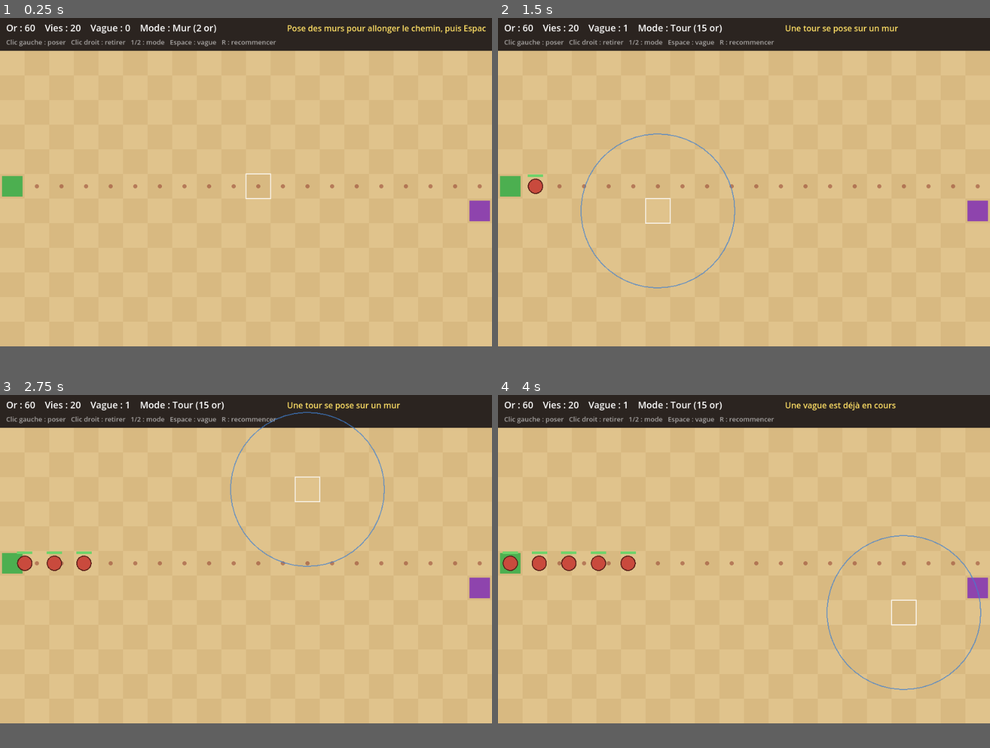
Above: before the commit, frames 1-4 (two rows, left to right).
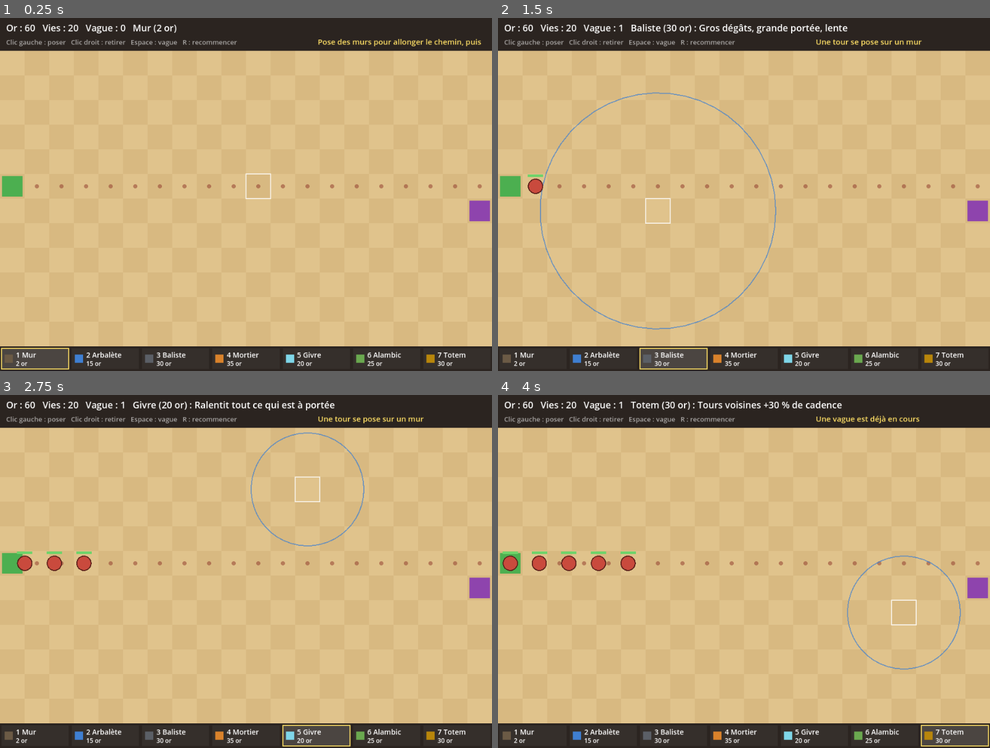
Above: after the commit, the same moments.

Repository: lamierizcoree/tower-defense-archeo
Game: Godot game, scene res://main.tscn
Same seed, same stepped clock (60 frames per second), same inputs: the game is played once before the commit and once after it.
Inputs (mouse positions are in pixels of both pictures, inside the frame that each line leads up to):
- Up to frame 1 (0.25 s): no input
- Up to frame 2 (1.5 s): tap Enter at 0.5 s; move the mouse to (852, 166) at 0.52 s; tap 2 at 0.6 s; click (852, 166) at 0.67 s; tap Space at 0.77 s; tap 3 at 0.8, 1.35 s; move the mouse to (645, 198) at 1.27 s; click (645, 198) at 1.42 s
- Up to frame 3 (2.75 s): tap Space at 1.52 s; tap 4 at 1.55, 2.1 s; move the mouse to (295, 486) at 2.02 s; click (295, 486) at 2.17 s; tap 5 at 2.3 s
- Up to frame 4 (4 s): move the mouse to (719, 624) at 2.77 s; tap 5 at 2.85 s; click (719, 624) at 2.92 s; tap Space at 3.02, 3.77 s; tap 6 at 3.05, 3.6 s; move the mouse to (891, 606) at 3.52 s; click (891, 606) at 3.67 s; tap 7 at 3.8 s
In our replay, the window is 799x533 before the commit and 799x573 after it. These sizes can differ from the game's own. Grey fills any space a smaller window leaves; there, only what the larger window draws over its background counts as a difference.

The runs differ from the first frame. In frame 1, 2.4% of the frame differs, in the area x 0-99%, y 1-100%; in frame 2, 3.2%, in the area x 0-95%, y 1-100%; in frame 3, 2.9%; in frame 4, 2.9%.

Commit message:
Ajoute les 6 tours : Arbalète, Baliste, Mortier, Givre, Alambic, Totem
Ralentissement et poison sur les ennemis, choix de tour au clavier
(touches 2 à 7) et barre de construction en bas de l'écran.

Co-Authored-By: Claude Opus 5.5 <noreply@anthropic.com>
Claude-Session: https://claude.ai/code/session_017Les4UNgp6wHmFov6jEZHg

Diff:
--- a/project.godot
+++ b/project.godot
@@ -12,7 +12,7 @@
 [display]
 
 window/size/viewport_width=960
-window/size/viewport_height=640
+window/size/viewport_height=688
 
 [rendering]
 
--- a/scripts/enemy.gd
+++ b/scripts/enemy.gd
@@ -14,6 +14,12 @@
 var next_cell: Vector2i     # case vers laquelle l'ennemi marche en ce moment
 var path: Array[Vector2i] = []  # cases restantes après next_cell
 var dead := false
+
+# Effets en cours
+var slow_factor := 1.0      # 0.5 = deux fois plus lent
+var slow_time := 0.0
+var poison_dps := 0.0       # dégâts par seconde
+var poison_time := 0.0
 
 
 func setup(grid_astar: AStarGrid2D, start: Vector2i, hp_value: float, speed_value: float) -> void:
@@ -36,8 +42,11 @@
 
 
 func _process(delta: float) -> void:
+	_update_effects(delta)
+	if dead:
+		return
 	var target := Grid.cell_to_world(next_cell)
-	var step := speed * delta
+	var step := speed * slow_factor * delta
 	if position.distance_to(target) <= step:
 		position = target
 		if next_cell == Grid.GOAL:
@@ -59,13 +68,46 @@
 		died.emit(self)
 
 
+func _update_effects(delta: float) -> void:
+	if slow_time > 0.0:
+		slow_time -= delta
+		if slow_time <= 0.0:
+			slow_factor = 1.0
+	if poison_time > 0.0:
+		poison_time -= delta
+		take_damage(poison_dps * delta)
+		if poison_time <= 0.0:
+			poison_dps = 0.0
+
+
+## Ralentit l'ennemi. Le ralentissement le plus fort l'emporte, il ne se cumule pas.
+func apply_slow(factor: float, duration: float) -> void:
+	slow_factor = minf(slow_factor, factor)
+	slow_time = maxf(slow_time, duration)
+
+
+## Empoisonne l'ennemi. Un nouveau poison remplace l'ancien s'il est plus fort.
+func apply_poison(dps: float, duration: float) -> void:
+	poison_dps = maxf(poison_dps, dps)
+	poison_time = maxf(poison_time, duration)
+
+
+func is_poisoned() -> bool:
+	return poison_time > 0.0
+
+
 ## Nombre de cases avant l'objectif (sert aux tours à viser le plus avancé).
 func remaining_steps() -> int:
 	return path.size()
 
 
 func _draw() -> void:
-	draw_circle(Vector2.ZERO, RADIUS, Color("c94a3d"))
+	var body := Color("c94a3d")
+	if is_poisoned():
+		body = body.lerp(Color("6aa84f"), 0.5)
+	draw_circle(Vector2.ZERO, RADIUS, body)
+	if slow_time > 0.0:
+		draw_arc(Vector2.ZERO, RADIUS + 3, 0.0, TAU, 24, Color("7fd6e8"), 3.0)
 	draw_arc(Vector2.ZERO, RADIUS, 0.0, TAU, 24, Color("5a1f1a"), 2.0)
 	# Barre de vie
 	var w := 30.0
--- a/scripts/main.gd
+++ b/scripts/main.gd
@@ -2,19 +2,17 @@
 ## Scène principale du prototype : la grille, les murs, les vagues et l'interface.
 ##
 ## Contrôles :
-##   Clic gauche  : poser (un mur, ou une tour sur un mur selon le mode)
+##   Clic gauche  : poser (un mur, ou une tour sur un mur)
 ##   Clic droit   : retirer une tour, sinon un mur
-##   1 / 2        : mode Mur / mode Tour
+##   1            : mode Mur
+##   2 à 7        : choisir une tour (voir tower_types.gd)
 ##   Espace       : lancer la vague suivante
 ##   R            : recommencer
 
 const WALL_COST := 2
-const TOWER_COST := 15
 const KILL_REWARD := 3
 const WAVE_BONUS := 10
 const SPAWN_INTERVAL := 0.8
-
-enum Mode { WALL, TOWER }
 
 var astar := AStarGrid2D.new()
 var walls := {}                  # Vector2i -> true
@@ -27,7 +25,7 @@
 var wave := 0
 var to_spawn := 0
 var spawn_timer := 0.0
-var mode := Mode.WALL
+var selected := ""   # "" = mur, sinon l'identifiant de la tour choisie
 var game_over := false
 var message := ""
 var message_time := 0.0
@@ -108,13 +106,14 @@
 	if event is InputEventKey and event.pressed and not event.echo:
 		match event.keycode:
 			KEY_1:
-				mode = Mode.WALL
-			KEY_2:
-				mode = Mode.TOWER
+				selected = ""
 			KEY_SPACE:
 				_start_wave()
 			KEY_R:
 				get_tree().reload_current_scene()
+		for id in TowerTypes.ORDER:
+			if event.keycode == TowerTypes.get_type(id)["key"]:
+				selected = id
 		return
 
 	if game_over:
@@ -124,10 +123,10 @@
 		if not Grid.in_bounds(cell):
 			return
 		if event.button_index == MOUSE_BUTTON_LEFT:
-			if mode == Mode.WALL:
+			if selected == "":
 				_try_place_wall(cell)
 			else:
-				_try_place_tower(cell)
+				_try_place_tower(cell, selected)
 		elif event.button_index == MOUSE_BUTTON_RIGHT:
 			_remove_at(cell)
 
@@ -157,29 +156,34 @@
 	_on_grid_changed()
 
 
-func _try_place_tower(cell: Vector2i) -> void:
+func _try_place_tower(cell: Vector2i, id: String) -> void:
 	if not walls.has(cell):
 		_say("Une tour se pose sur un mur")
 		return
 	if towers.has(cell):
-		return
-	if gold < TOWER_COST:
+		_say("Il y a déjà une tour ici")
+		return
+	var cost: int = TowerTypes.get_type(id)["cost"]
+	if gold < cost:
 		_say("Pas assez d'or")
 		return
 	var t := Tower.new()
+	t.setup(id)
 	t.cell = cell
 	t.enemies = enemies
+	t.towers = towers
 	t.position = Grid.cell_to_world(cell)
 	towers[cell] = t
 	add_child(t)
-	gold -= TOWER_COST
+	gold -= cost
 
 
 func _remove_at(cell: Vector2i) -> void:
 	if towers.has(cell):
-		towers[cell].queue_free()
+		var t: Tower = towers[cell]
+		gold += int(t.data["cost"]) / 2  # on récupère la moitié du prix
+		t.queue_free()
 		towers.erase(cell)
-		gold += TOWER_COST / 2
 	elif walls.has(cell):
 		walls.erase(cell)
 		astar.set_point_solid(cell, false)
@@ -255,17 +259,50 @@
 	if Grid.in_bounds(hover) and not game_over:
 		var hr := Rect2(Grid.OFFSET + Vector2(hover) * c, Vector2(c, c))
 		draw_rect(hr, Color(1, 1, 1, 0.8), false, 2.0)
-		if mode == Mode.TOWER or towers.has(hover):
-			draw_arc(Grid.cell_to_world(hover), Tower.RANGE, 0.0, TAU, 48, Color(0.25, 0.5, 0.82, 0.7), 2.0)
+		var preview_range := 0.0
+		if towers.has(hover):
+			preview_range = towers[hover].range_px()
+		elif selected != "":
+			preview_range = TowerTypes.get_type(selected)["range"]
+		if preview_range > 0.0:
+			draw_arc(Grid.cell_to_world(hover), preview_range, 0.0, TAU, 48, Color(0.25, 0.5, 0.82, 0.7), 2.0)
 
 	# Textes
-	var mode_name := ("Mur (%d or)" % WALL_COST) if mode == Mode.WALL else ("Tour (%d or)" % TOWER_COST)
-	var hud := "Or : %d    Vies : %d    Vague : %d    Mode : %s" % [gold, lives, wave, mode_name]
+	var mode_name := "Mur (%d or)" % WALL_COST
+	if selected != "":
+		var d := TowerTypes.get_type(selected)
+		mode_name = "%s (%d or) : %s" % [d["name"], d["cost"], d["desc"]]
+	var hud := "Or : %d   Vies : %d   Vague : %d   %s" % [gold, lives, wave, mode_name]
 	draw_string(font, Vector2(12, 26), hud, HORIZONTAL_ALIGNMENT_LEFT, -1, 18, Color.WHITE)
-	var help := "Clic gauche : poser   Clic droit : retirer   1/2 : mode   Espace : vague   R : recommencer"
+	var help := "Clic gauche : poser   Clic droit : retirer   Espace : vague   R : recommencer"
 	draw_string(font, Vector2(12, 52), help, HORIZONTAL_ALIGNMENT_LEFT, -1, 13, Color(1, 1, 1, 0.6))
 	if message_time > 0.0:
-		draw_string(font, Vector2(560, 26), message, HORIZONTAL_ALIGNMENT_LEFT, 390, 16, Color("ffe066"))
+		draw_string(font, Vector2(620, 52), message, HORIZONTAL_ALIGNMENT_LEFT, 330, 15, Color("ffe066"))
+
+	_draw_build_bar(font)
+
+
+## Barre du bas : les choix de construction, avec leur touche et leur prix.
+func _draw_build_bar(font: Font) -> void:
+	var top := Grid.OFFSET.y + Grid.ROWS * Grid.CELL
+	var slot_w := 960.0 / 7.0
+	var entries := [["", "1 Mur", WALL_COST, Color("6b5a45")]]
+	for i in TowerTypes.ORDER.size():
+		var id: String = TowerTypes.ORDER[i]
+		var d := TowerTypes.get_type(id)
+		entries.append([id, "%d %s" % [i + 2, d["name"]], d["cost"], d["color"]])
+	for i in entries.size():
+		var e: Array = entries[i]
+		var r := Rect2(i * slot_w + 3, top + 4, slot_w - 6, 40)
+		var active: bool = e[0] == selected
+		draw_rect(r, Color(1, 1, 1, 0.15) if active else Color(1, 1, 1, 0.05))
+		if active:
+			draw_rect(r, Color("ffe066"), false, 2.0)
+		draw_rect(Rect2(r.position + Vector2(6, 12), Vector2(16, 16)), e[3])
+		var can_pay := gold >= int(e[2])
+		var text_color := Color.WHITE if can_pay else Color(1, 1, 1, 0.4)
+		draw_string(font, r.position + Vector2(28, 18), e[1], HORIZONTAL_ALIGNMENT_LEFT, slot_w - 34, 14, text_color)
+		draw_string(font, r.position + Vector2(28, 34), "%d or" % e[2], HORIZONTAL_ALIGNMENT_LEFT, -1, 12, text_color)
 
 
 func _draw_cell(cell: Vector2i, color: Color) -> void:
--- a/scripts/tower.gd
+++ b/scripts/tower.gd
@@ -1,48 +1,163 @@
 class_name Tower
 extends Node2D
-## Une tour à cible unique (future « Arbalète »). Elle se pose sur un mur.
+## Une tour posée sur un mur. Son comportement dépend de son type (voir tower_types.gd).
 
-const RANGE := 150.0       # portée en pixels
-const DAMAGE := 10.0
-const FIRE_DELAY := 0.6    # secondes entre deux tirs
-
+var type_id := "arbalete"
+var data: Dictionary = {}
 var cell: Vector2i
 var enemies: Array[Enemy] = []  # même tableau que celui de main.gd
+var towers: Dictionary = {}     # même dictionnaire que celui de main.gd (pour les totems)
 var cooldown := 0.0
+
+# Effets visuels du dernier tir
 var shot_target := Vector2.ZERO
 var shot_time := 0.0
+const SHOT_DURATION := 0.12
+
+
+func setup(id: String) -> void:
+	type_id = id
+	data = TowerTypes.get_type(id)
+
+
+func range_px() -> float:
+	return data["range"]
 
 
 func _process(delta: float) -> void:
-	cooldown -= delta
 	shot_time -= delta
-	if cooldown <= 0.0:
-		var target := _find_target()
-		if target:
-			shot_target = target.global_position - global_position
-			shot_time = 0.08
-			cooldown = FIRE_DELAY
-			target.take_damage(DAMAGE)
+	if data["attack"] == "support":
+		queue_redraw()
+		return
+	cooldown -= delta * _fire_rate_bonus()
+	if cooldown <= 0.0 and _attack():
+		cooldown = data["delay"]
 	queue_redraw()
 
 
+## Les totems voisins accélèrent la cadence (un seul totem compte, ils ne se cumulent pas).
+func _fire_rate_bonus() -> float:
+	for t in towers.values():
+		if t != self and is_instance_valid(t) and t.data["attack"] == "support":
+			if global_position.distance_to(t.global_position) <= t.range_px():
+				return 1.0 + t.data["buff"]
+	return 1.0
+
+
+## Tire si possible. Renvoie true si un tir a eu lieu.
+func _attack() -> bool:
+	match data["attack"]:
+		"single":
+			var target := _find_target()
+			if target == null:
+				return false
+			_show_shot(target)
+			target.take_damage(data["damage"])
+		"splash":
+			var target := _find_target(data.get("min_range", 0.0))
+			if target == null:
+				return false
+			_show_shot(target)
+			var center := target.global_position
+			for e in enemies.duplicate():
+				if is_instance_valid(e) and not e.dead and e.global_position.distance_to(center) <= data["splash_radius"]:
+					e.take_damage(data["damage"])
+		"aura":
+			var hit := false
+			for e in enemies.duplicate():
+				if _in_range(e):
+					e.apply_slow(data["slow"], data["slow_time"])
+					e.take_damage(data["damage"])
+					hit = true
+			if not hit:
+				return false
+			shot_time = SHOT_DURATION * 2
+		"poison":
+			var target := _find_target(0.0, true)
+			if target == null:
+				return false
+			_show_shot(target)
+			target.apply_poison(data["poison_dps"], data["poison_time"])
+	return true
+
+
+func _in_range(e: Enemy, min_range := 0.0) -> bool:
+	if not is_instance_valid(e) or e.dead:
+		return false
+	var d := global_position.distance_to(e.global_position)
+	return d <= range_px() and d >= min_range
+
+
 ## Vise l'ennemi à portée le plus proche de l'objectif.
-func _find_target() -> Enemy:
+## Si prefer_healthy est vrai, préfère les ennemis qui ne sont pas encore empoisonnés.
+func _find_target(min_range := 0.0, prefer_healthy := false) -> Enemy:
 	var best: Enemy = null
 	for e in enemies:
-		if not is_instance_valid(e) or e.dead:
+		if not _in_range(e, min_range):
 			continue
-		if global_position.distance_to(e.global_position) > RANGE:
+		if best == null:
+			best = e
 			continue
-		if best == null or e.remaining_steps() < best.remaining_steps():
+		if prefer_healthy and best.is_poisoned() != e.is_poisoned():
+			if not e.is_poisoned():
+				best = e
+			continue
+		if e.remaining_steps() < best.remaining_steps():
 			best = e
 	return best
 
 
+func _show_shot(target: Enemy) -> void:
+	shot_target = target.global_position - global_position
+	shot_time = SHOT_DURATION
+
+
 func _draw() -> void:
+	var color: Color = data["color"]
 	var s := Grid.CELL * 0.7
-	draw_rect(Rect2(-s / 2, -s / 2, s, s), Color("3f7fd1"))
-	draw_rect(Rect2(-s / 2, -s / 2, s, s), Color("1d3d66"), false, 2.0)
-	draw_circle(Vector2.ZERO, 7.0, Color("cfe3ff"))
+	var dark := color.darkened(0.5)
+	match data["attack"]:
+		"single":
+			if type_id == "baliste":
+				# Losange
+				var pts := PackedVector2Array([Vector2(0, -s / 2), Vector2(s / 2, 0), Vector2(0, s / 2), Vector2(-s / 2, 0)])
+				draw_colored_polygon(pts, color)
+				pts.append(pts[0])
+				draw_polyline(pts, dark, 2.0)
+			else:
+				draw_rect(Rect2(-s / 2, -s / 2, s, s), color)
+				draw_rect(Rect2(-s / 2, -s / 2, s, s), dark, false, 2.0)
+		"splash":
+			draw_circle(Vector2.ZERO, s / 2, color)
+			draw_arc(Vector2.ZERO, s / 2, 0.0, TAU, 24, dark, 2.0)
+			draw_circle(Vector2.ZERO, s / 5, dark)
+		"aura":
+			# Étoile de givre
+			for i in 3:
+				var dir := Vector2.from_angle(i * PI / 3) * s / 2
+				draw_line(-dir, dir, color, 6.0)
+			draw_circle(Vector2.ZERO, 6.0, Color.WHITE)
+		"poison":
+			# Fiole : rond + goulot
+			draw_rect(Rect2(-5, -s / 2, 10, s / 3), dark)
+			draw_circle(Vector2(0, 4), s / 3, color)
+			draw_arc(Vector2(0, 4), s / 3, 0.0, TAU, 24, dark, 2.0)
+		"support":
+			# Triangle
+			var pts := PackedVector2Array([Vector2(0, -s / 2), Vector2(s / 2, s / 2), Vector2(-s / 2, s / 2)])
+			draw_colored_polygon(pts, color)
+			pts.append(pts[0])
+			draw_polyline(pts, dark, 2.0)
+			draw_arc(Vector2.ZERO, range_px(), 0.0, TAU, 48, Color(color, 0.25), 1.5)
+
 	if shot_time > 0.0:
-		draw_line(Vector2.ZERO, shot_target, Color("ffe066"), 3.0)
+		match data["attack"]:
+			"single":
+				var w := 5.0 if type_id == "baliste" else 3.0
+				draw_line(Vector2.ZERO, shot_target, Color("ffe066"), w)
+			"splash":
+				draw_circle(shot_target, data["splash_radius"], Color(1.0, 0.55, 0.15, 0.35))
+			"aura":
+				draw_circle(Vector2.ZERO, range_px(), Color(0.6, 0.9, 1.0, 0.25))
+			"poison":
+				draw_line(Vector2.ZERO, shot_target, Color("8fd14f"), 3.0)
--- /dev/null
+++ b/scripts/tower_types.gd
@@ -0,0 +1,58 @@
+class_name TowerTypes
+extends RefCounted
+## Les 6 tours du jeu et leurs réglages. Pour équilibrer, il suffit de changer ces chiffres.
+##
+## Champs possibles :
+##   name, cost, range (pixels), color, key (touche du clavier), desc
+##   attack : "single" (un ennemi), "splash" (zone autour de la cible),
+##            "aura" (tous les ennemis à portée), "poison", "support" (n'attaque pas)
+##   damage, delay (secondes entre deux tirs)
+##   splash_radius, min_range (mortier)
+##   slow (vitesse multipliée par ce nombre), slow_time (givre)
+##   poison_dps, poison_time (alambic)
+##   buff (bonus de cadence donné aux tours voisines, totem)
+
+const ORDER := ["arbalete", "baliste", "mortier", "givre", "alambic", "totem"]
+
+const DATA := {
+	"arbalete": {
+		"name": "Arbalète", "key": KEY_2, "cost": 15, "range": 150.0,
+		"attack": "single", "damage": 10.0, "delay": 0.6,
+		"color": Color("3f7fd1"),
+		"desc": "Tir rapide sur un ennemi",
+	},
+	"baliste": {
+		"name": "Baliste", "key": KEY_3, "cost": 30, "range": 230.0,
+		"attack": "single", "damage": 45.0, "delay": 2.0,
+		"color": Color("5b5f66"),
+		"desc": "Gros dégâts, grande portée, lente",
+	},
+	"mortier": {
+		"name": "Mortier", "key": KEY_4, "cost": 35, "range": 200.0, "min_range": 60.0,
+		"attack": "splash", "damage": 16.0, "delay": 1.8, "splash_radius": 60.0,
+		"color": Color("d9822b"),
+		"desc": "Dégâts de zone, ne tire pas de près",
+	},
+	"givre": {
+		"name": "Givre", "key": KEY_5, "cost": 20, "range": 110.0,
+		"attack": "aura", "damage": 2.0, "delay": 0.5, "slow": 0.5, "slow_time": 1.2,
+		"color": Color("7fd6e8"),
+		"desc": "Ralentit tout ce qui est à portée",
+	},
+	"alambic": {
+		"name": "Alambic", "key": KEY_6, "cost": 25, "range": 140.0,
+		"attack": "poison", "damage": 0.0, "delay": 1.0, "poison_dps": 8.0, "poison_time": 4.0,
+		"color": Color("6aa84f"),
+		"desc": "Empoisonne, vise les ennemis sains",
+	},
+	"totem": {
+		"name": "Totem", "key": KEY_7, "cost": 30, "range": 110.0,
+		"attack": "support", "buff": 0.3,
+		"color": Color("b8860b"),
+		"desc": "Tours voisines +30 % de cadence",
+	},
+}
+
+
+static func get_type(id: String) -> Dictionary:
+	return DATA[id]
